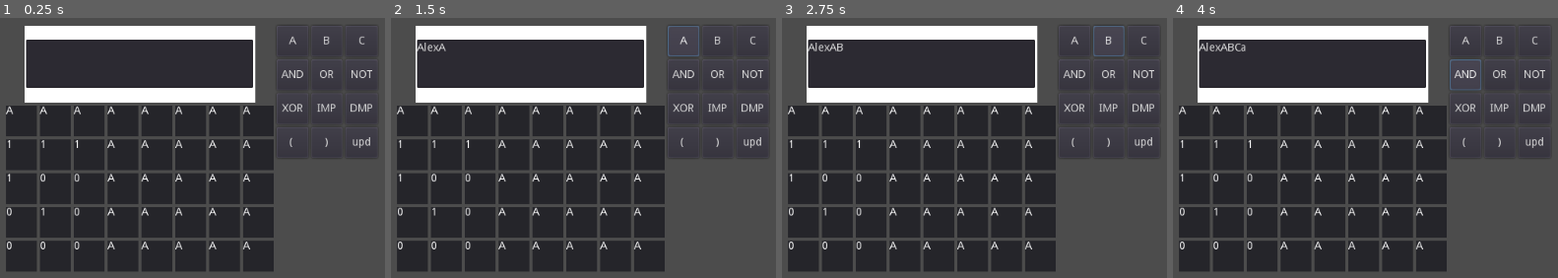
Above: before the commit, frames 1-4 (left to right).
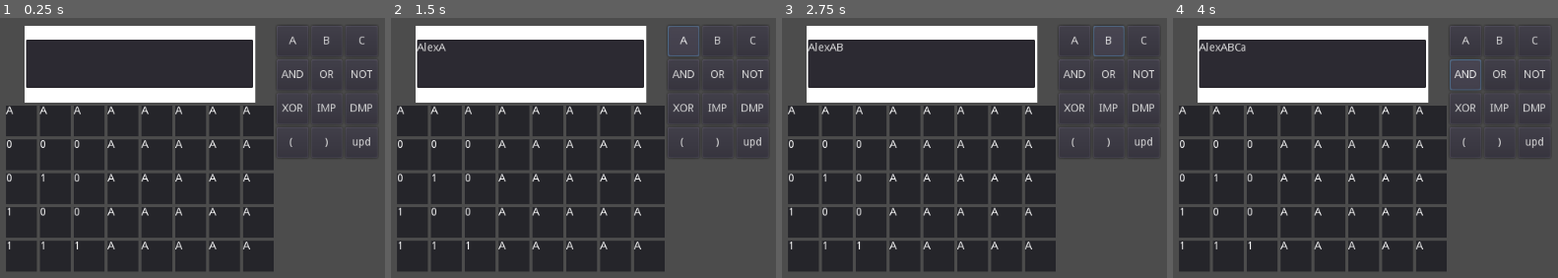
Above: after the commit, the same moments.

Repository: CarletonComputerScienceSociety/logic-game
Game: Godot game, scene res://calculator.tscn
Two runs of this game, one before a commit and one after it. Both use one fixed random seed, a clock stepped at 60 frames per second and the inputs below. Before the commit the project has no main scene; this scene is started directly in both runs.
Inputs (mouse positions are in pixels of both pictures, inside the frame that each line leads up to):
- Up to frame 1 (0.25 s): no input
- Up to frame 2 (1.5 s): click (529, 64) at 0.52 s; type "Alex" at 0.6 s; click "A" at 1.25 s
- Up to frame 3 (2.75 s): click "B" at 2 s
- Up to frame 4 (4 s): click "C" at 2.75 s; click "AND" at 3.5 s

The runs differ from the first frame. In frame 1, 0.3% of the frame differs, in the area x 1-21%, y 46-90%; in frame 2, 0.3%; in frame 3, 0.3%; in frame 4, 0.3%.

Commit message:
Cleaning calculator

Diff:
--- a/calculator.gd
+++ b/calculator.gd
@@ -1,4 +1,6 @@
 extends Control
+onready var functions = get_node("/root/Functions")
+
 var symbol = ["A","B","C","a","o", "!", "x", "-->", "<->", "(", ")"]
 var A = [false, false, true, true]
 var B = [false, true, false, true]
@@ -11,18 +13,14 @@
 #var C = [false, true, false, true, false, true, false, true]
 
 var equation = "" #stores what is currently in the text box
-var equArray = []
+var equ_array = []
 var textBox
-onready var functions = get_node("/root/Functions")
 
-var symbols = ["A","B","C","/and","/or", "/not", "/xor", "/imp", "/dmp", "/par", "/del"]
 
 func _ready():
 	var button = $"HBoxContainer/VBoxContainer2/GridContainer".get_children()
 	var grid = $"HBoxContainer/VBoxContainer/GridContainer2".get_children()
 
-	var B = [true, false, true, false]
-	var A = [true, true, false, false]
 	var andlist = functions.andOp(A,B)
 	var headers = [A, B, andlist]
 	var rows = 4
@@ -42,9 +40,9 @@
 #
 
 
-	for i in range(len(button)):
+	for i in range(len(button)-1):
 		button[i].connect("pressed", self, "_on_Button_pressed", [i])
-	button[len(button)-1].connect("pressed", self, "_on_update")
+	button[len(button)-1].connect("pressed", self, "_on_updated")
 
 	textBox = get_node("HBoxContainer/VBoxContainer/HBoxContainer/ColorRect/textBox")
 	#textBox.connect("text_changed", self, "_updated")
@@ -63,38 +61,35 @@
 	_parse_and_control()
 
 func _equ_to_array():
-	var e = []
+	equ_array = []
 	for i in len(equation):
 		var y = equation.substr(i,1)
 		if y.to_upper() == y:
 			if(y == "A"):
-				e.append(A)
+				equ_array.append(A)
 			elif( y == "B"):
-				e.append(B)
+				equ_array.append(B)
 		else:
-			e.append(y)
-	#print(x)
-	equArray = e
+			equ_array.append(y)
+	print("hi")
+	print(equ_array)
 
-#func _parse():
-#	var equ = equArray
-#
-#
-#
-#
-#	pass
 
 func _parse_and_control():
-	var equ = equArray
-	var notFind = equ.find("!")
+	data = [A, B]
+	header = ["A", "B"]
+
+	var notFind = equ_array.find("!")
+
+	# A, a, B, a, C
 	#var andFind = equ.find("a")
 	print(notFind)
 	#print(andFind)
 
-	if notFind > -1 && notFind < len(equ)-1: #not
-		equ.remove(notFind)
-		equ[notFind] = notOp(equ[notFind])
-		data.append(equ[notFind])
+	if notFind > -1 && notFind < len(equ_array)-1: #not
+		equ_array.remove(notFind)
+		equ_array[notFind] = notOp(equ_array[notFind])
+		data.append(equ_array[notFind])
 		print(data[len(data)-1])
 
 #	if andFind > -1 && andFind < len(equ)-1: #and
--- a/project.godot
+++ b/project.godot
@@ -10,12 +10,12 @@
 
 _global_script_classes=[  ]
 _global_script_class_icons={
-
 }
 
 [application]
 
 config/name="logic-game"
+run/main_scene="res://calculator.tscn"
 config/icon="res://icon.png"
 
 [autoload]
